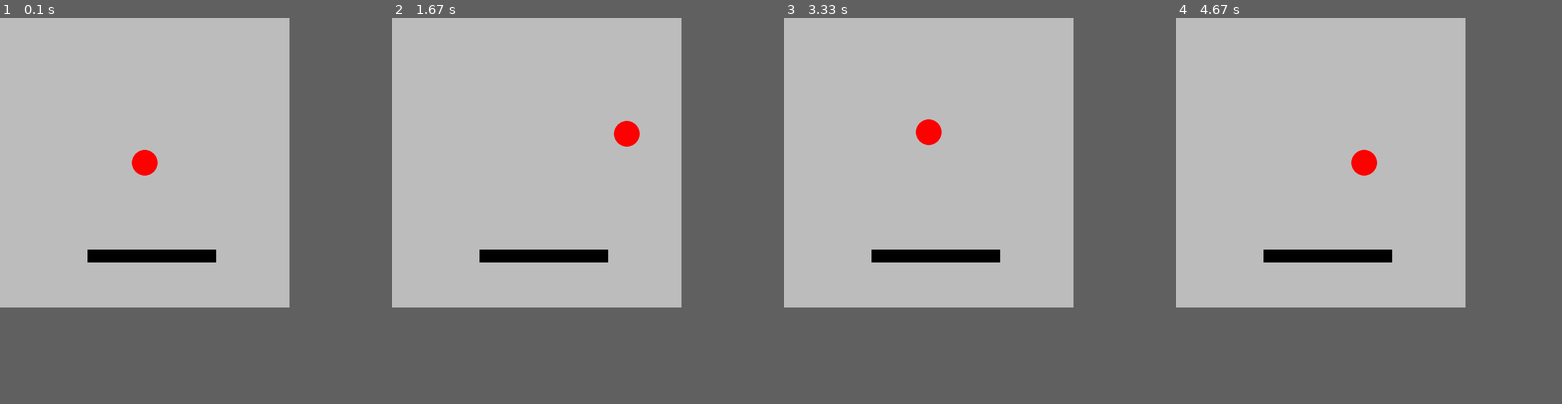
Above: before the commit, frames 1-4 (left to right).
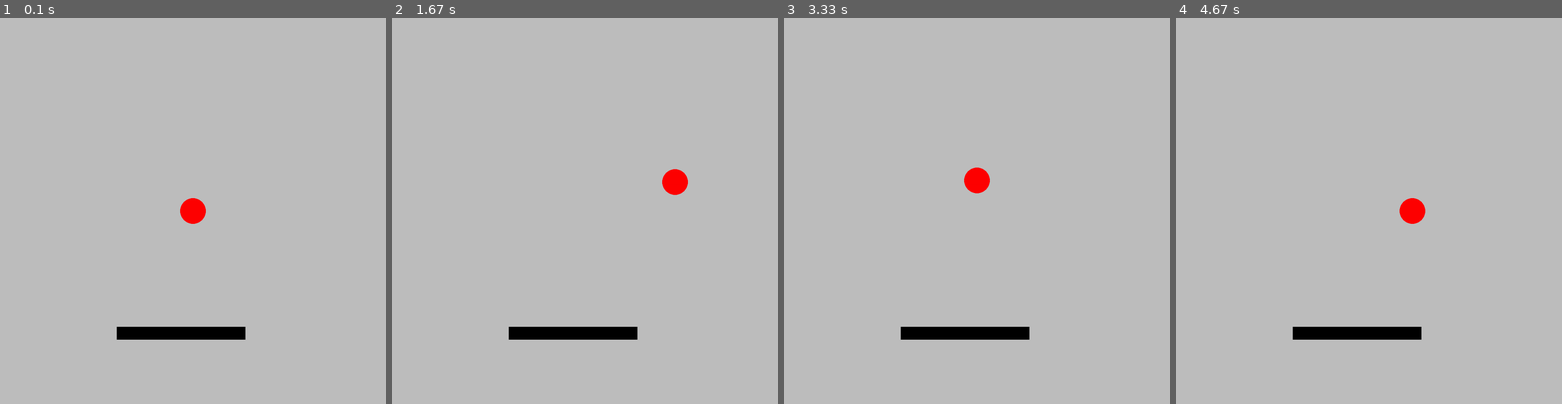
Above: after the commit, the same moments.

Repository: ToastMan5/pygames
Game: pygame game, started from game.py
Same seed, same stepped clock (60 frames per second), same inputs: the game is played once before the commit and once after it.
Inputs:
- Up to frame 1 (0.1 s): no input
- Up to frame 2 (1.67 s): hold D 0.33-0.8 s; hold W 0.83-1.13 s; hold D 1.17-1.63 s
- Up to frame 3 (3.33 s): hold A 1.67-2.2 s; hold S 2.23-2.53 s; hold A 2.57-2.97 s; hold W from 3 s (still down)
- Up to frame 4 (4.67 s): release W at 3.37 s; hold D 3.4-4.03 s; hold S 4.07-4.43 s; hold A from 4.47 s (still down)
The window is 675x675 before the commit and 900x900 after it. Grey fills any space a smaller window leaves; there, only what the larger window draws over its background counts as a difference.

The runs differ from the first frame. In frame 1, 2.9% of the frame differs, in the area x 22-64%, y 34-84%; in frame 2, 2.9%; in frame 3, 2.9%, in the area x 22-64%, y 26-84%; in frame 4, 2.9%.

Commit message:
improved readability, added functions, improved collisionCheckScaling

Diff:
--- a/game.py
+++ b/game.py
@@ -1,51 +1,56 @@
 import pygame
 
+class Player: #player class for storing coordinates
+    def __init__(self, x, y):
+        self.x = x
+        self.y = y
+    def move(self, direction: str, amount: int):
+        match direction:
+            case "up":
+                print("up")
+                if self.y - amount > 2 * screen.get_height()/65: # prevents ball from going past the edge
+                    self.y -= amount #moves the player
+            case "down":
+                if self.y + amount < screen.get_height()/1.032:
+                    self.y += amount
+            case "left":
+                if self.x - amount > 2 * screen.get_width()/65:
+                    self.x -= amount
+            case "right":
+                if self.x + amount < screen.get_width()/1.032:
+                    self.x += amount
 
 pygame.init() #initialises pygame
-screen = pygame.display.set_mode((900, 900))
-running = True
-clock = pygame.time.Clock()
+screen = pygame.display.set_mode((1200, 1200)) #sets the screen to be 900x900px, code should adapt to different resolutions
+running = True # initialises the game to start
+clock = pygame.time.Clock() #creates a time object
 dt=0
-
-player_pos = pygame.Vector2(screen.get_width() / 2, screen.get_height() / 2)
+player = Player((screen.get_width()/2), (screen.get_height()/2))
 box = (screen.get_width()/3.3,screen.get_height()/1.25,400,40)
+rect1 = pygame.Rect(box)
 while running:
 
-    screen.fill("grey") #fill white/clear others
-    pygame.draw.circle(screen, "red", player_pos, 40)
+    screen.fill("grey") #fill grey/clear others
+    pygame.draw.circle(screen, "red", (player.x, player.y), 40)
     pygame.draw.rect(screen, "black", box)
-
+    #rect1 = pygame.Rect.inflate(2,2)
 
     for event in pygame.event.get():
         if event.type == pygame.QUIT: #user pressed the x button
-            running = False
+            running = False #stop the game loop
 
-    keys = pygame.key.get_pressed()
+    keys = pygame.key.get_pressed() #gets an object containing all keys and whether they are pressed or not (True / False)
     if keys[pygame.K_w]:
-        if player_pos.y - 5 < pygame.Vector2(screen.get_width(), screen.get_height())[1] * 0.04:
-            pass
-        else:
-            player_pos.y -= 5
+        player.move("up", 5)
     if keys[pygame.K_s]:
-        if player_pos.y + 5 > pygame.Vector2(screen.get_width(), screen.get_height())[1] * 0.935:
-            pass
-        else:
-            player_pos.y += 5
+        player.move("down", 5)
     if keys[pygame.K_a]:
-        if player_pos.x - 5 < pygame.Vector2(screen.get_width(), screen.get_height())[0] * 0.05:
-            pass
-        else:
-            player_pos.x -= 5
+        player.move("left", 5)
     if keys[pygame.K_d]:
-        if player_pos.x + 5 > pygame.Vector2(screen.get_width(), screen.get_height())[0] * 0.95:
-            pass
-        else:
-            player_pos.x += 5
-    pygame.display.flip() # flip() the display to put your work on screen
+        player.move("right", 5)
+    pygame.display.flip() # updates the screen
 
-    dt = clock.tick(60) / 1000
-    print(f"X{player_pos.y=}")
-    print(f"y{player_pos.x=}")
-
+    dt = clock.tick(60) / 1000 #prevents visual tearing/sets an FPS limit to 60 - this game loop only executes 60 times a second
+    print(f"{player.x=}, {player.y=}") # debugging
 
 pygame.quit()
